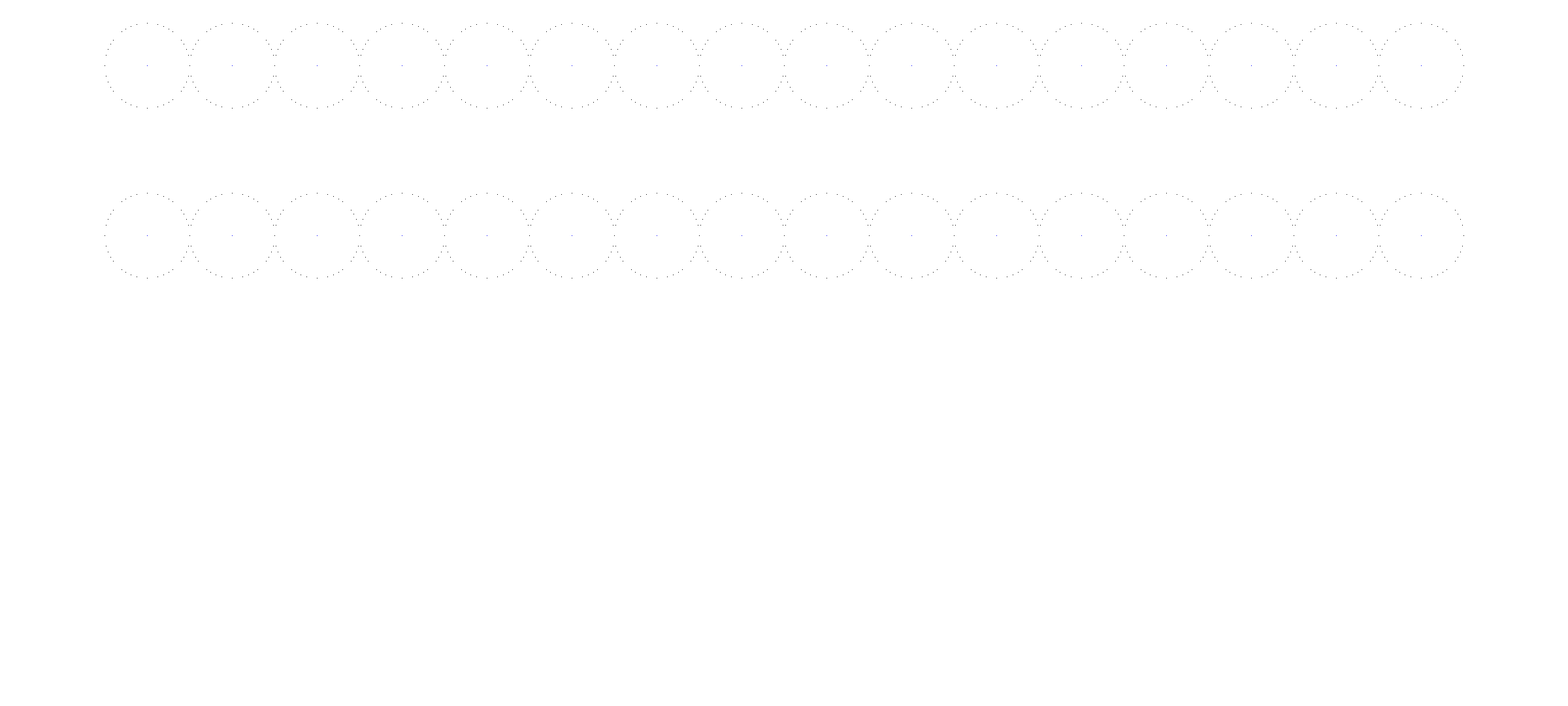
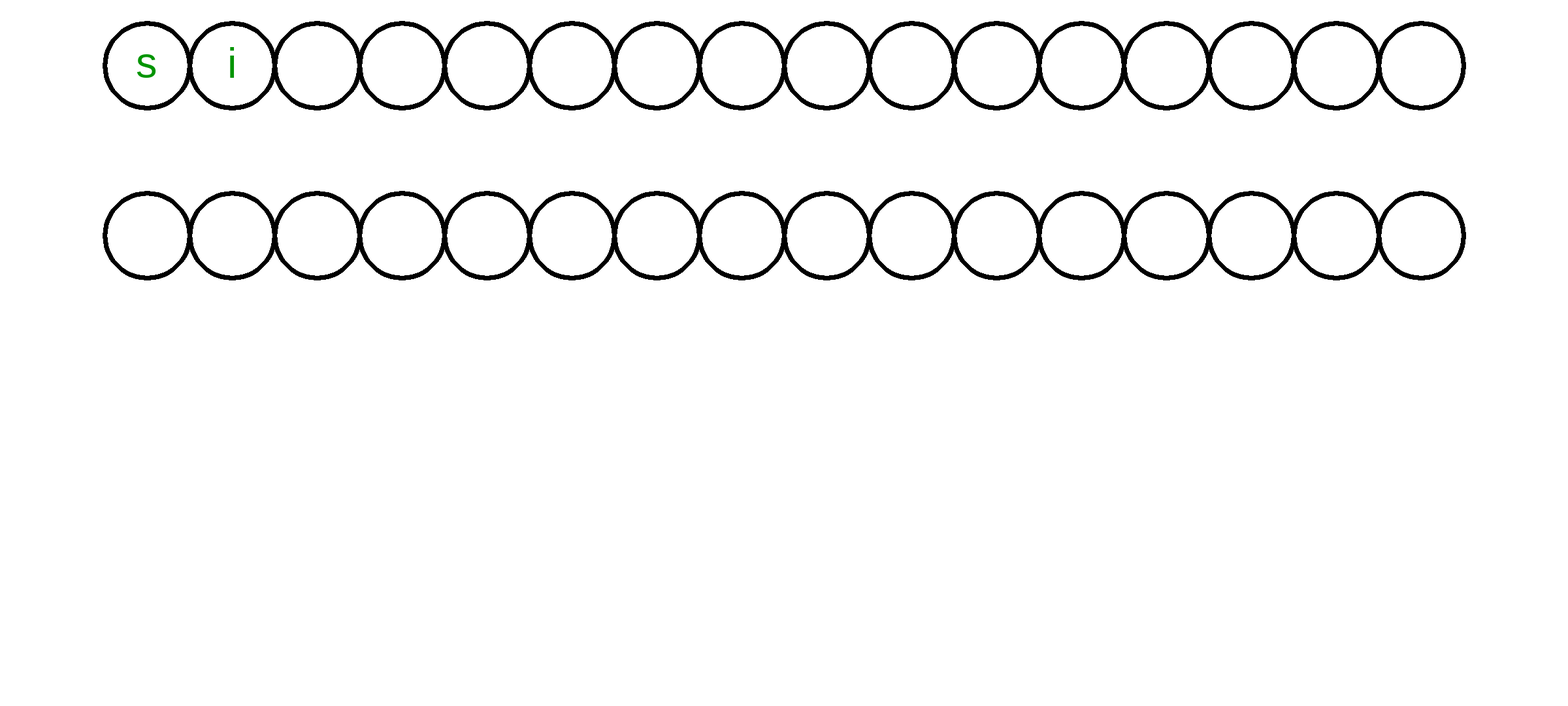
Layered file, before and after one edit (1568px x 706px). Changes by layer:
added layer "i" above "s" over (x1=229, y1=47, x2=235, y2=78)
added layer "s" above "Drawing" over (x1=136, y1=54, x2=157, y2=78)
added layer "Drawing" above "Background" over (x1=102, y1=20, x2=1467, y2=281)
